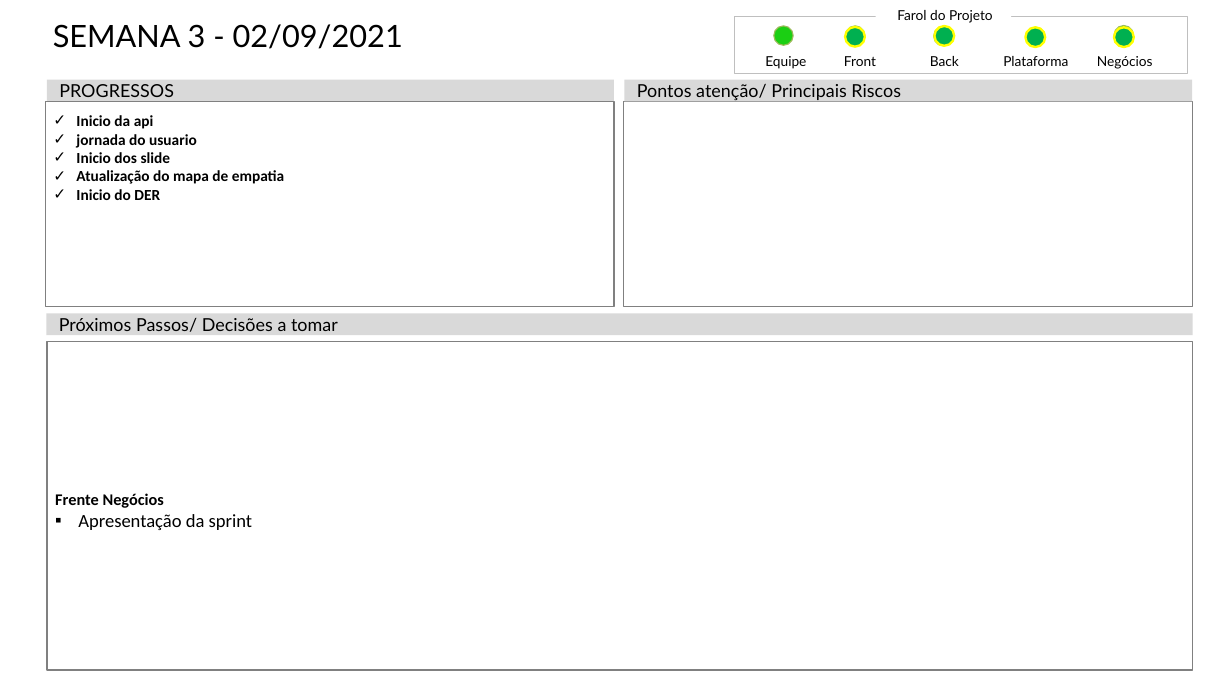
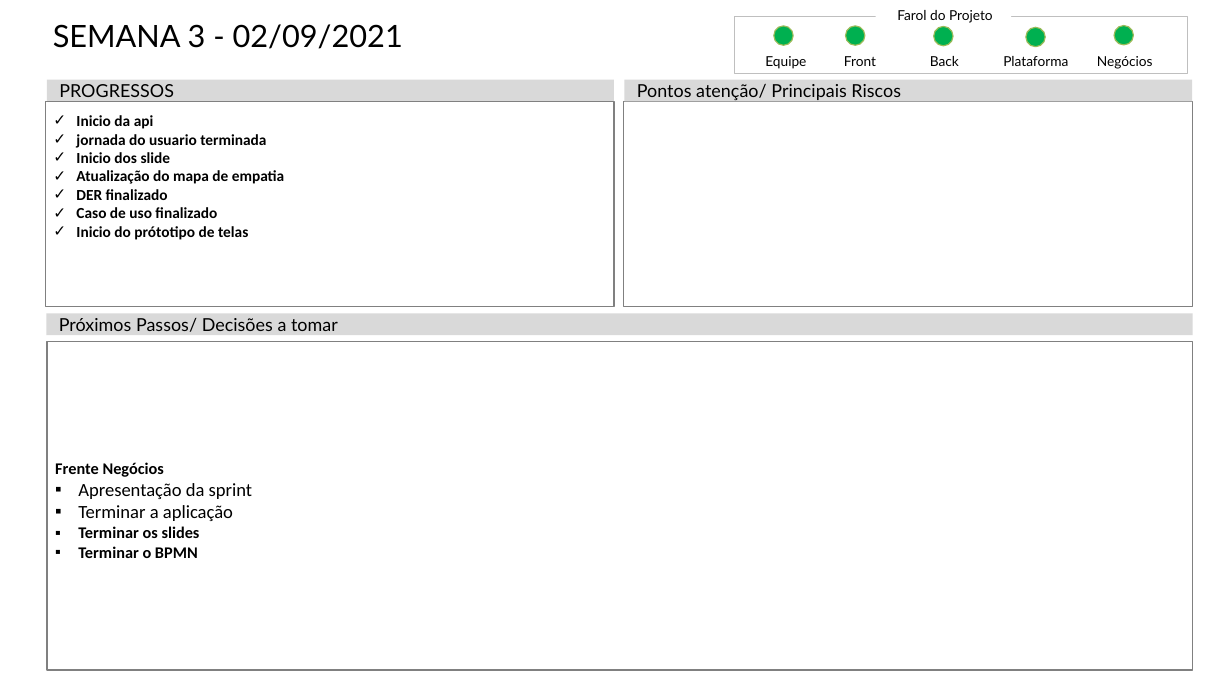
Before and after one commit to robertogsl/Grupo1-3ADSA, a slide deck: slide 5 of Documentação/Status report/Status report.pptx. Drawn at 1232x693 pixels with LibreOffice and Linux fonts; fonts in the diff are those of the drawing. Boxes give left, top, right and bottom in pixels: in the first picture for what was removed or moved away, otherwise in the second. Text is boxed around its words. In the diff, an @@ line names an element or a change of style, - is before the commit and + after.

```diff
--- a/Documentação/Status report/Status report.pptx
+++ b/Documentação/Status report/Status report.pptx
@@ ellipse at [774, 26, 793, 45]: fill #1BCF13 to #00B050 @@
@@ ellipse removed at [845, 27, 865, 47] @@
@@ ellipse removed at [934, 26, 955, 46] @@
@@ ellipse removed at [1026, 28, 1046, 48] @@
@@ ellipse removed at [1114, 28, 1134, 48] @@
@@ text in rectangle at [76, 134, 266, 148]: text changed @@
-✓ jornada do usuario
+✓ jornada do usuario terminada
@@ text in rectangle at [76, 189, 248, 240]: text changed @@
-✓ Inicio do DER
+✓ DER finalizado
+✓ Caso de uso finalizado
+✓ Inicio do prótotipo de telas
@@ text in rectangle at [78, 505, 233, 558]: paragraphs added @@
+  ▪ Terminar a aplicação
+  ▪ Terminar os slides
+  ▪ Terminar o BPMN
```
Also in this commit, not shown: 2 other files.
